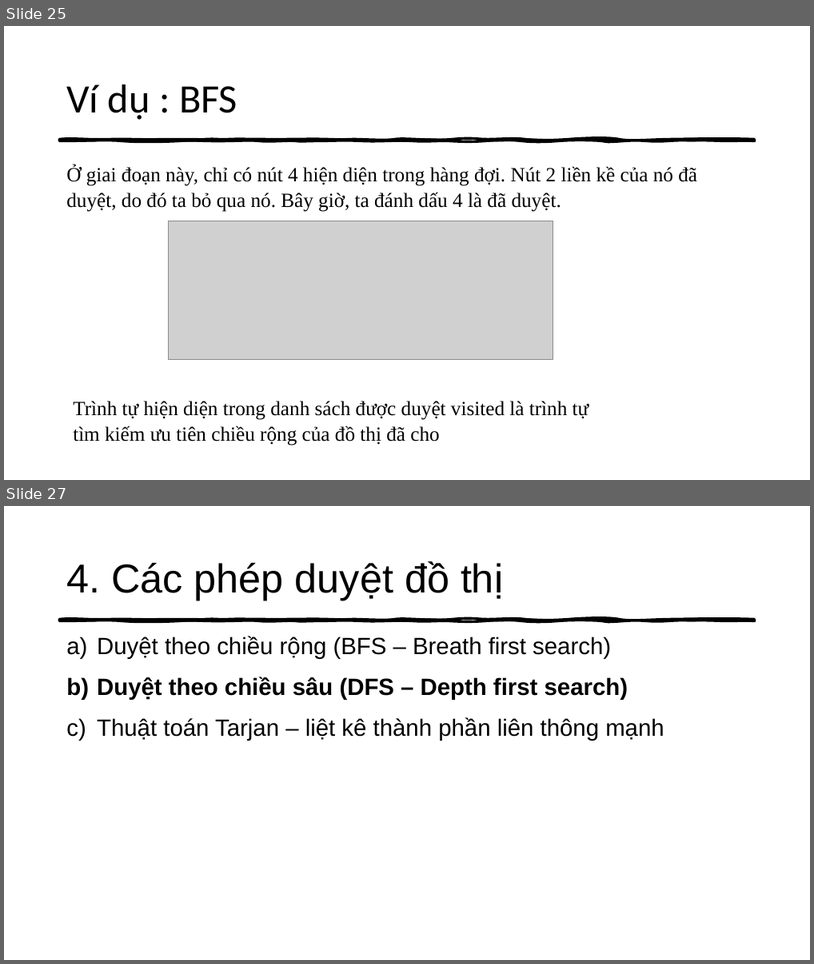
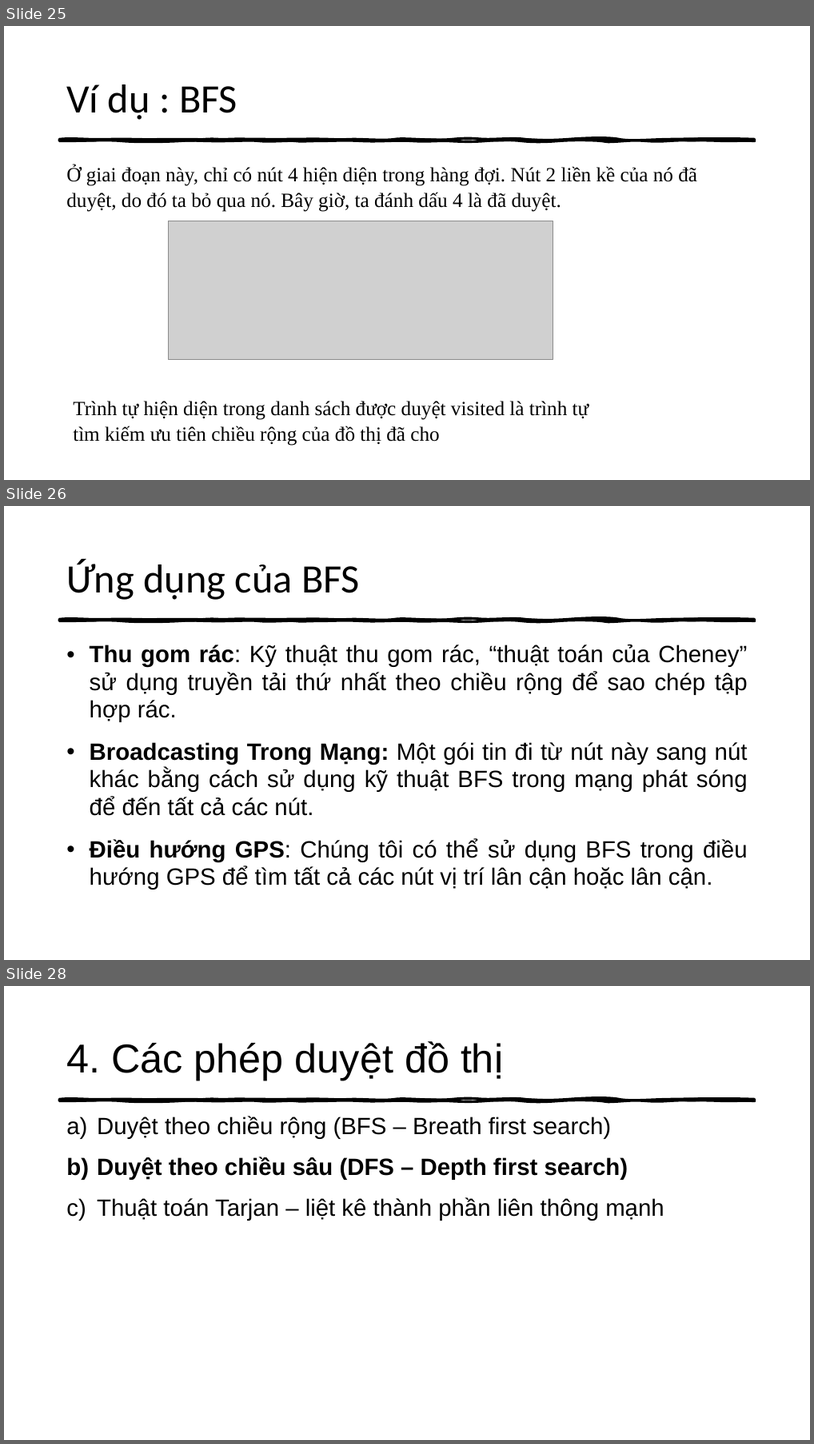
Before and after one commit to thathcmus/CTDL_GT, a slide deck: 1_Slide_Nhom2_Ca_Chieu_Cau_Truc_Du_Lieu_Do_Thi_Va_Ung_Dung.pptx. Shown one above the other, each under a label of ours: slides 25 and 27 before the commit, slides 25, 26 and 28 after it; the slides between them are not shown. The pictures are 814x964 and 814x1444 pixels, drawn with LibreOffice and Linux fonts; fonts in the diff are those of the drawing; grey boxes stand for pictures. Boxes give left, top, right and bottom in pixels: in the first picture for what was removed or moved away, otherwise in the second. Text is boxed around its words. In the diff, an @@ line names an element or a change of style, - is before the commit and + after.

```diff
--- a/1_Slide_Nhom2_Ca_Chieu_Cau_Truc_Du_Lieu_Do_Thi_Va_Ung_Dung.pptx
+++ b/1_Slide_Nhom2_Ca_Chieu_Cau_Truc_Du_Lieu_Do_Thi_Va_Ung_Dung.pptx
@@ slide 26 added at (x1=4, y1=506, x2=810, y2=960), background #FFFFFF; not listed: 1 template element that a slide beside it also shows @@
@@ title added at (x1=66, y1=560, x2=360, y2=600), 48 pt, text #000000 @@
+Ứng dụng của BFS
@@ text added at (x1=90, y1=644, x2=748, y2=889), 28 pt, text #000000 @@
+• Thu gom rác: Kỹ thuật thu gom rác, “thuật toán của Cheney” sử dụng truyền tải thứ nhất theo chiều rộng để sao chép tập hợp rác.
+• Broadcasting Trong Mạng: Một gói tin đi từ nút này sang nút khác bằng cách sử dụng kỹ thuật BFS trong mạng phát sóng để đến tất cả các nút.
+• Điều hướng GPS: Chúng tôi có thể sử dụng BFS trong điều hướng GPS để tìm tất cả các nút vị trí lân cận hoặc lân cận.
@@ what was slide 27 is now slide 28 @@
```
Also in this commit, not shown: 7 slides changed, 7 other slides added, 7 slides removed, 3 other files.
